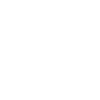
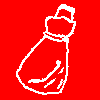
Layer changes from the first 100 x 100 image to the second:
hid "图层 21" over left=2, top=42, right=46, bottom=94
showed group "Scout" (1 layers) over left=16, top=4, right=76, bottom=95
hid group "Levy CC" (7 layers) over left=5, top=1, right=98, bottom=94
showed "图层 7" over left=0, top=0, right=100, bottom=100
